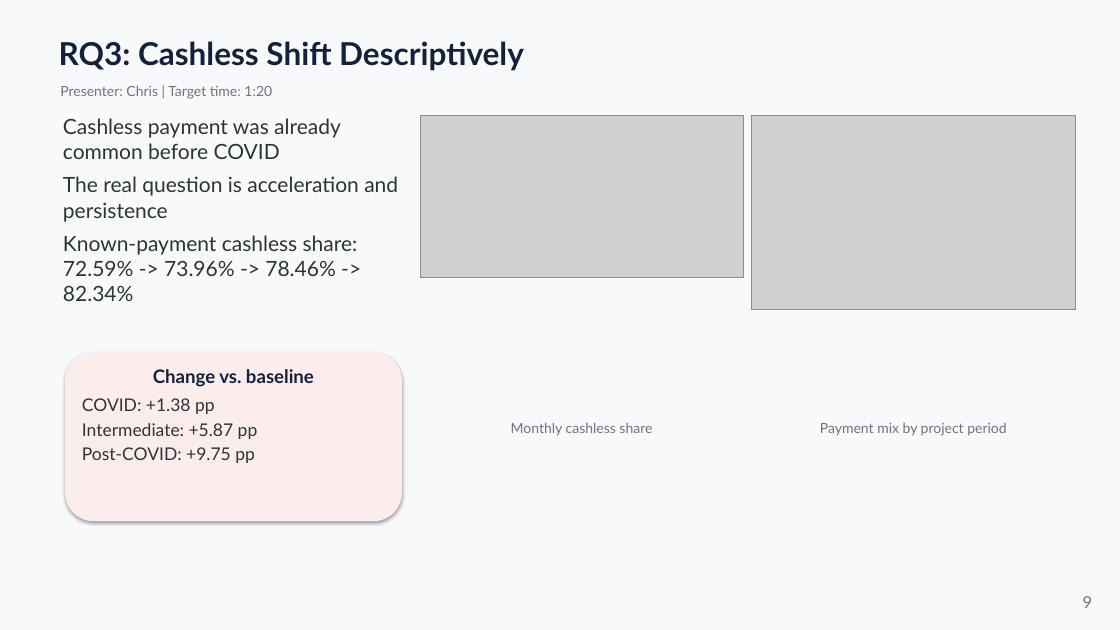
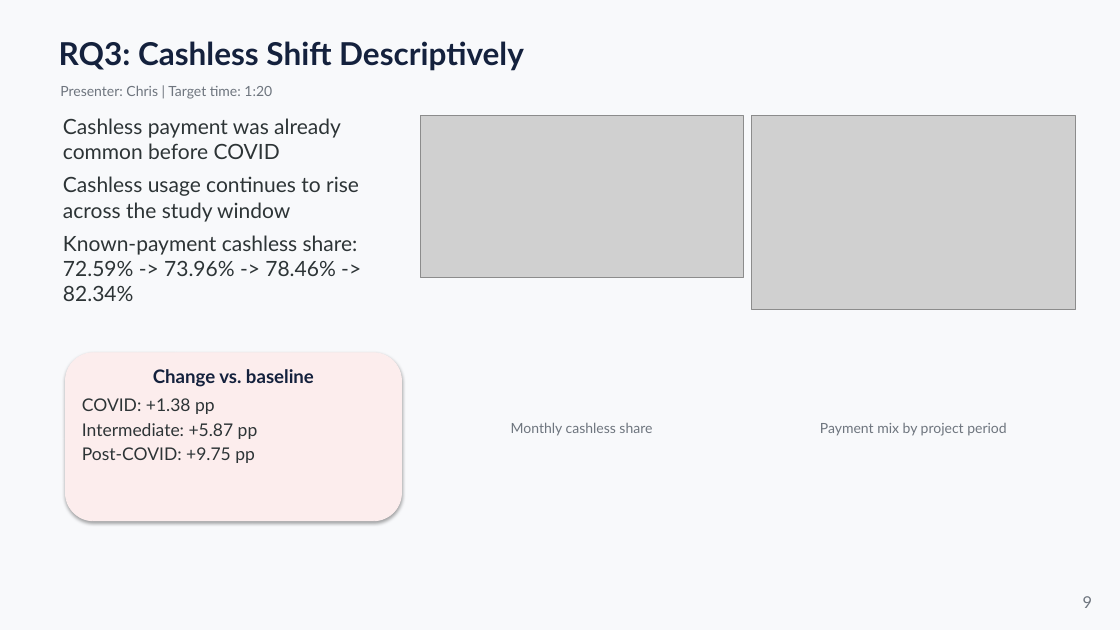
Before and after one commit to adam-neto/NYC-Taxi-and-COVID-19, a slide deck: slide 9 of final/final_presentation/group10_final_presentation_first_draft.pptx. Drawn at 1120x630 pixels with LibreOffice and Linux fonts; fonts in the diff are those of the drawing; grey boxes stand for pictures. Boxes give left, top, right and bottom in pixels: in the first picture for what was removed or moved away, otherwise in the second. Text is boxed around its words. In the diff, an @@ line names an element or a change of style, - is before the commit and + after.

```diff
--- a/final/final_presentation/group10_final_presentation_first_draft.pptx
+++ b/final/final_presentation/group10_final_presentation_first_draft.pptx
@@ text at box(63, 176, 359, 222): text changed @@
-The real question is acceleration and persistence
+Cashless usage continues to rise across the study window
```
Also in this commit, not shown: 4 other slides changed, 3 other files.
